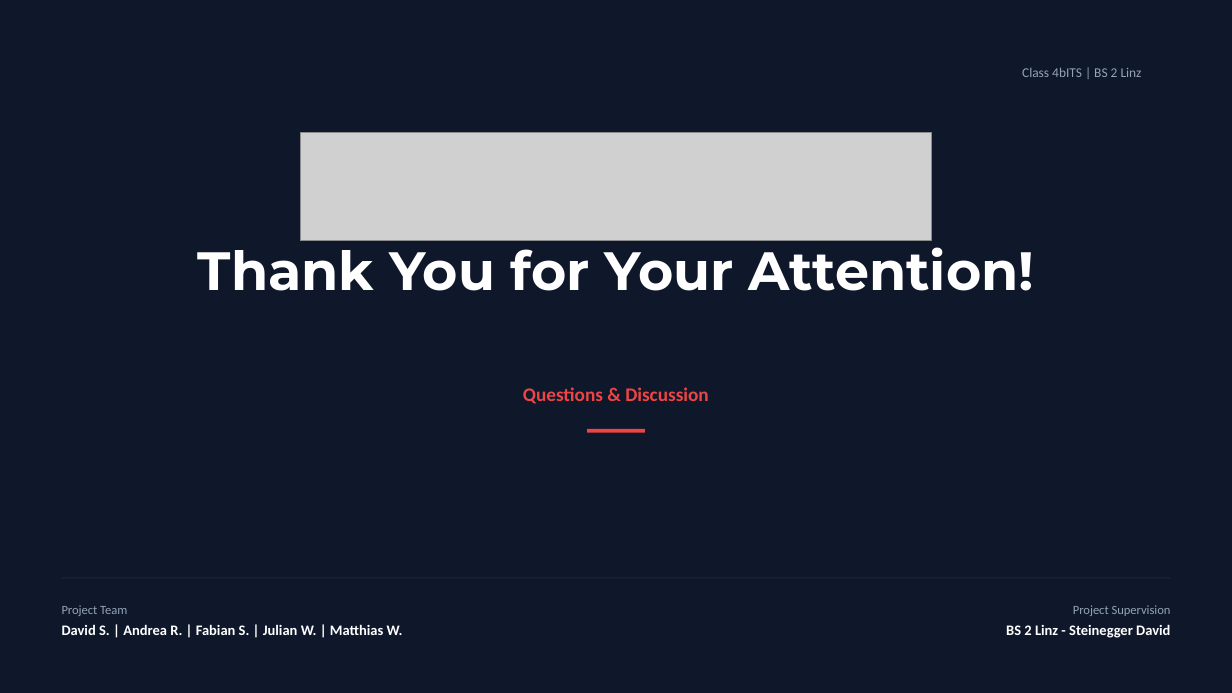
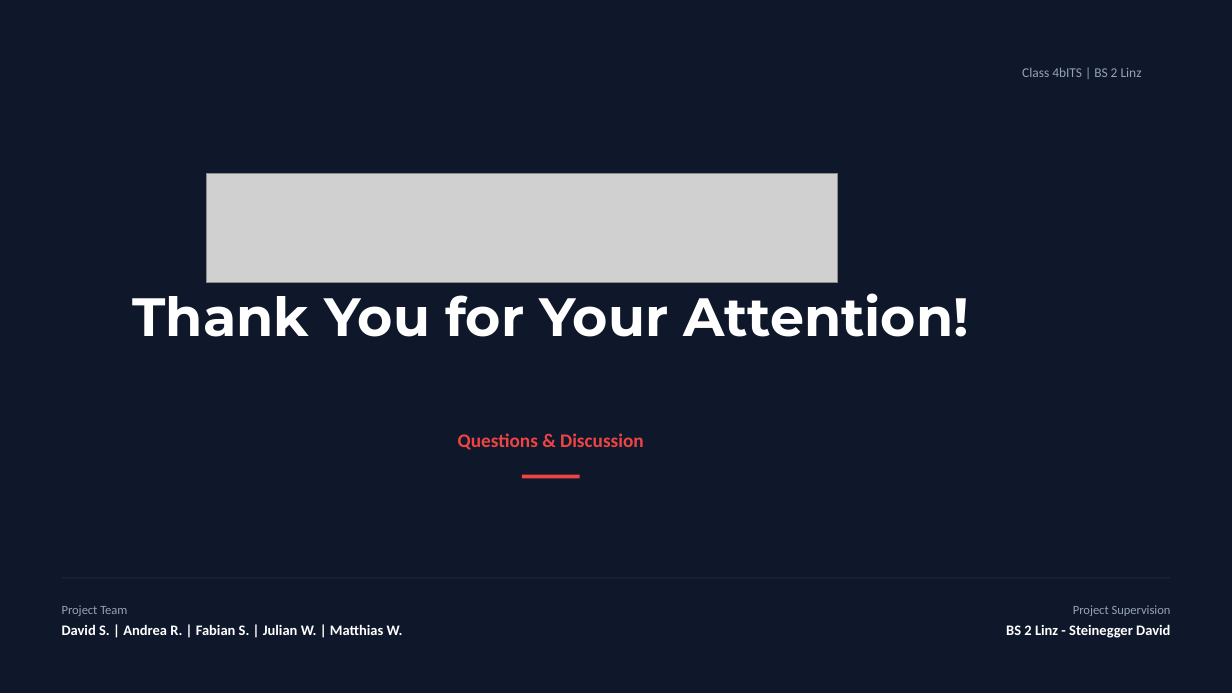
Before and after one commit to Mefyou6/weatherlab, a slide deck: slide 11 of public/praesentation/WeatherLab_Presentation.pptx (slide 12 before the commit). Drawn at 1232x693 pixels with LibreOffice and Linux fonts; fonts in the diff are those of the drawing; grey boxes stand for pictures; background and template pictures are left out. Boxes give left, top, right and bottom in pixels: in the first picture for what was removed or moved away, otherwise in the second. Text is boxed around its words. In the diff, an @@ line names an element or a change of style, - is before the commit and + after.

```diff
--- a/public/praesentation/WeatherLab_Presentation.pptx
+++ b/public/praesentation/WeatherLab_Presentation.pptx
@@ picture: place and size @@
-picture at [300, 132, 932, 240]
+picture at [206, 174, 837, 282]
@@ 2 texts, 1 rectangle: place and size @@
-2 texts, 1 rectangle at [198, 237, 1034, 433]
+2 texts, 1 rectangle at [133, 293, 969, 479]
```
Also in this commit, not shown: 8 other slides changed, 1 slide added, 2 slides removed, 8 other files.
